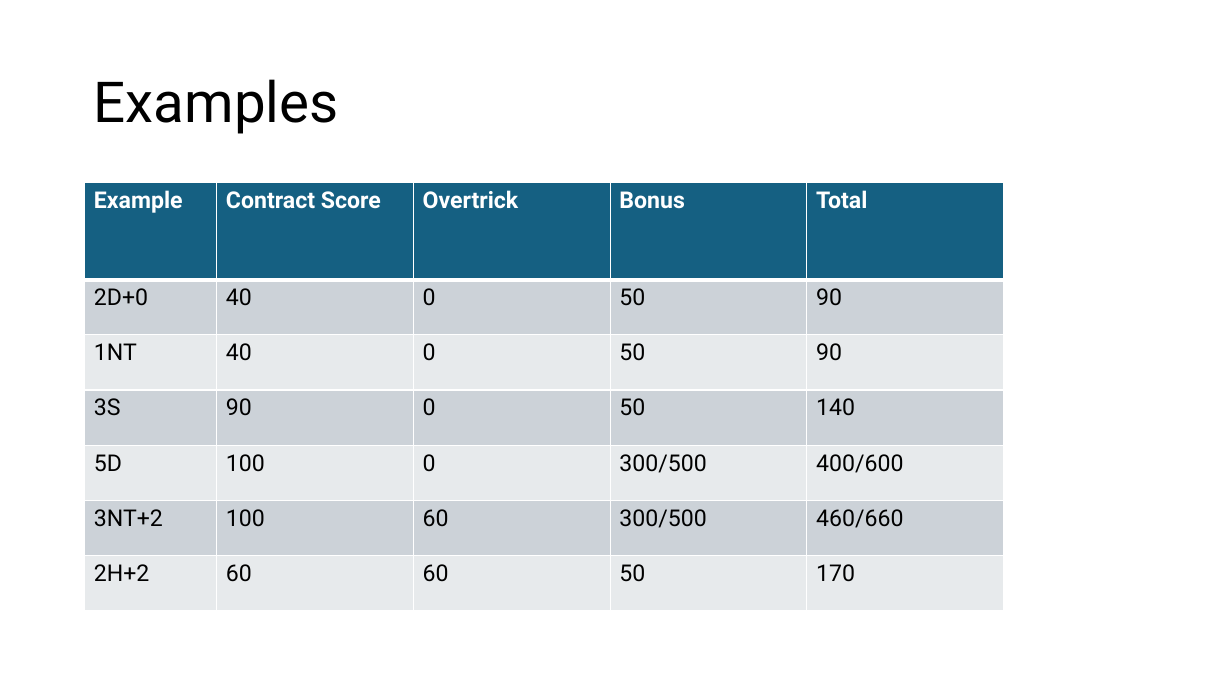
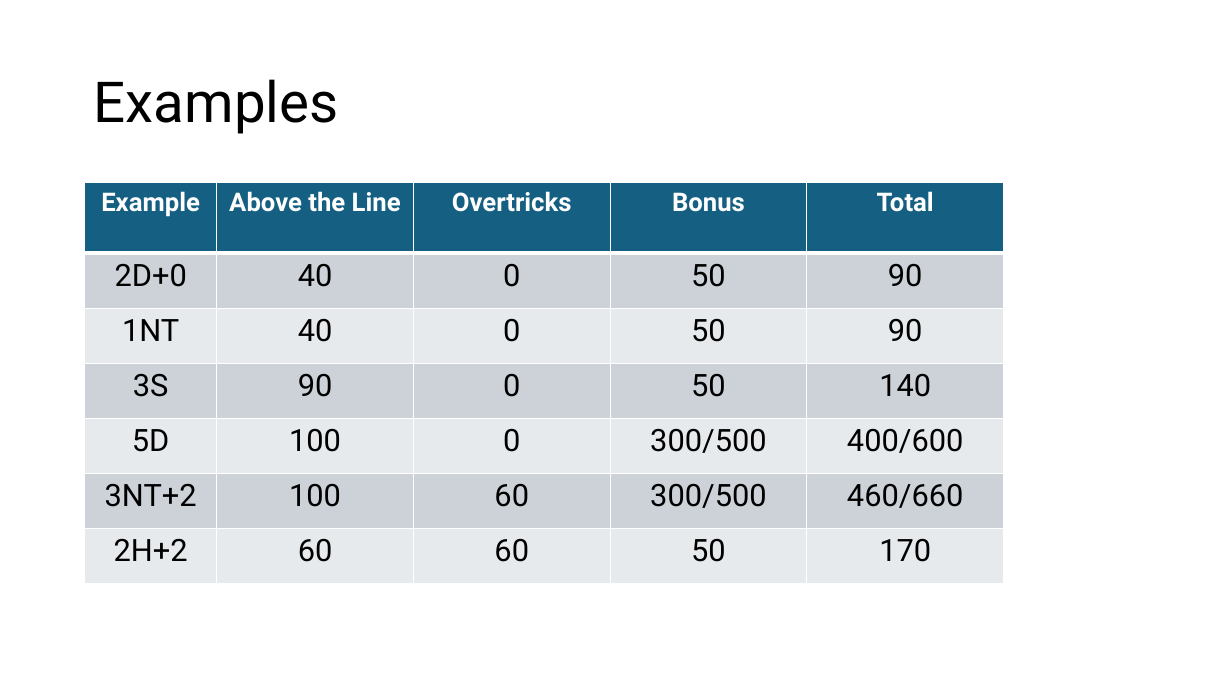
Before and after one commit to sywhub/bridge101, a slide deck: slide 15 of lectures.pptx (slide 10 before the commit). Drawn at 1232x693 pixels with LibreOffice and Linux fonts; fonts in the diff are those of the drawing; background and template pictures are left out. Boxes give left, top, right and bottom in pixels: in the first picture for what was removed or moved away, otherwise in the second. Text is boxed around its words. In the diff, an @@ line names an element or a change of style, - is before the commit and + after.

```diff
--- a/lectures.pptx
+++ b/lectures.pptx
@@ table at box(85, 183, 1005, 584) @@
-row 1, column 2: Contract Score
+row 1, column 2: Above the Line
-row 1, column 3: Overtrick
+row 1, column 3: Overtricks
@@ size 18 to 20 pt in "Example", "Bonus", "Total" @@
@@ size 18 to 24 pt in "2D+0", "40", "0", "50" and 26 more places @@
@@ alignment left to centre @@
```
Also in this commit, not shown: 11 other slides changed, 8 slides added, 1 slide removed.
